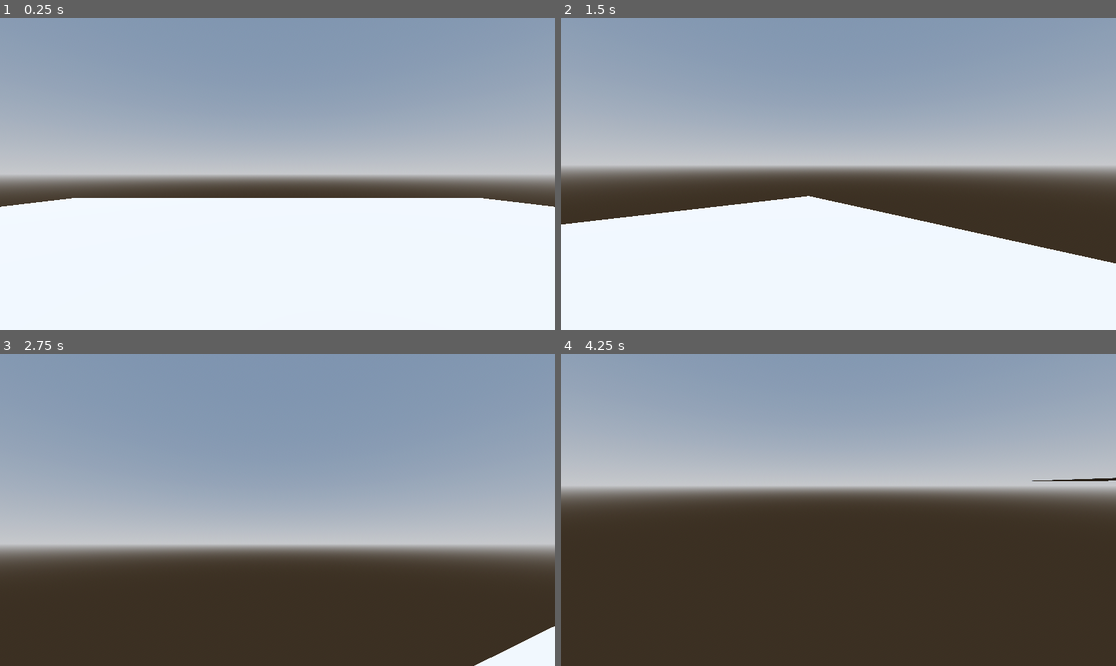
Above: before the commit, frames 1-4 (two rows, left to right).
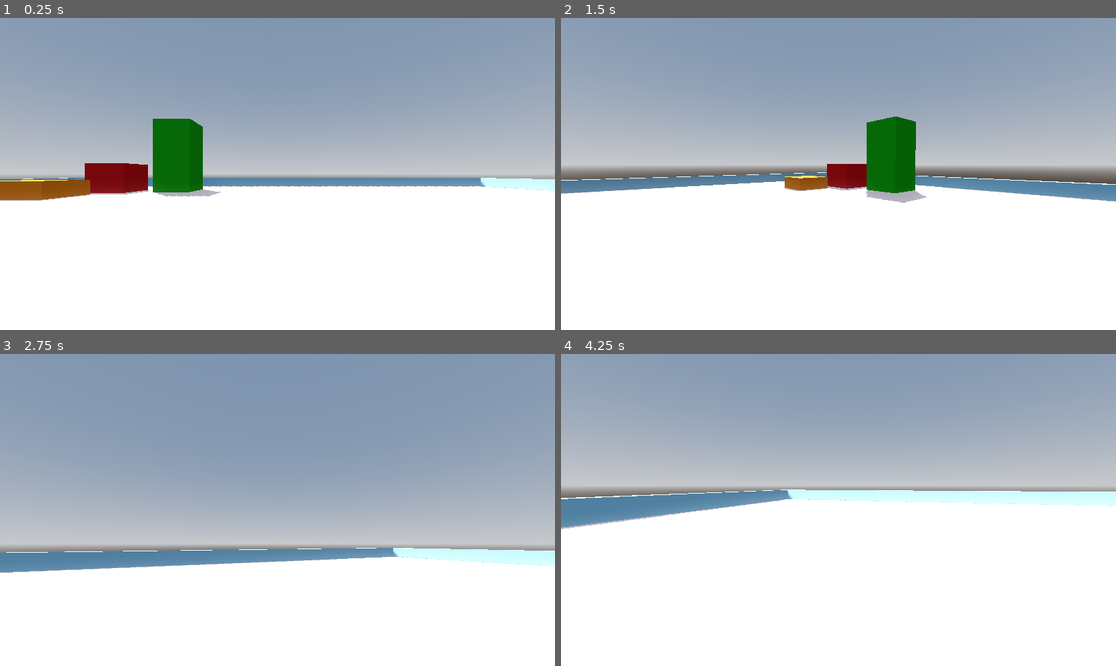
Above: after the commit, the same moments.

Repository: oudarya/murk
Game: Godot game, scene res://initial_setup_debug/debug_initial_level.tscn
The game is run twice, just before and just after one commit, with the same random seed, the same clock (stepped at 60 frames per second) and the same inputs. The project has no main scene, so this scene is started directly.
Inputs (mouse positions are in pixels of both pictures, inside the frame that each line leads up to):
- Up to frame 1 (0.25 s): no input
- Up to frame 2 (1.5 s): tap Enter at 0.5 s; move the mouse to (866, 174) at 0.52 s; hold W (forward) from 0.53 s (still down); tap Space (jump) at 0.77 s; move the mouse to (810, 174) at 1.27 s
- Up to frame 3 (2.75 s): keep holding W (forward); tap Space (jump) at 1.52 s; move the mouse to (288, 503) at 2.02 s
- Up to frame 4 (4.25 s): keep holding W (forward); move the mouse to (832, 516) at 2.77 s; tap Space (jump) at 3.02, 3.77 s; move the mouse to (877, 513) at 3.52 s

The runs differ from the first frame. In frame 1, 9.0% of the frame differs, in the area x 0-100%, y 32-61%; in frame 2, 16%; in frame 3, 36%; in frame 4, 56%, in the area x 0-100%, y 39-100%.

Commit message:
debug environment created for further development and testing

Diff:
--- a/initial_setup_debug/debug_initial_level.tscn
+++ b/initial_setup_debug/debug_initial_level.tscn
@@ -15,6 +15,27 @@
 tonemap_mode = 2
 glow_enabled = true
 
+[sub_resource type="StandardMaterial3D" id="StandardMaterial3D_yh4ct"]
+albedo_color = Color(1, 0.862745, 0.807843, 1)
+
+[sub_resource type="StandardMaterial3D" id="StandardMaterial3D_hn247"]
+albedo_color = Color(0.552941, 0.792157, 0.937255, 1)
+
+[sub_resource type="StandardMaterial3D" id="StandardMaterial3D_alylv"]
+albedo_color = Color(0.780392, 0.0588235, 0.0901961, 1)
+
+[sub_resource type="StandardMaterial3D" id="StandardMaterial3D_0rkxj"]
+albedo_color = Color(0.0666667, 0.666667, 0.0235294, 1)
+
+[sub_resource type="StandardMaterial3D" id="StandardMaterial3D_6sxb5"]
+albedo_color = Color(0.564706, 0.388235, 0.223529, 1)
+
+[sub_resource type="StandardMaterial3D" id="StandardMaterial3D_gwx5j"]
+albedo_color = Color(0.0784314, 0.188235, 0.905882, 1)
+
+[sub_resource type="StandardMaterial3D" id="StandardMaterial3D_rb6ws"]
+albedo_color = Color(0.94902, 0.533333, 0.0901961, 1)
+
 [sub_resource type="CapsuleMesh" id="CapsuleMesh_msv3f"]
 
 [sub_resource type="ConvexPolygonShape3D" id="ConvexPolygonShape3D_wpko7"]
@@ -23,15 +44,73 @@
 [node name="debug_initial_level" type="Node3D"]
 
 [node name="DirectionalLight3D" type="DirectionalLight3D" parent="."]
-transform = Transform3D(-0.999048, -0.0436193, -1.90666e-09, 0, -4.37114e-08, 1, -0.0436193, 0.999048, 4.36698e-08, 0, 0, 0)
+transform = Transform3D(-0.503406, -0.774086, -0.383893, -0.581229, -0.0253769, 0.813345, -0.63934, 0.632572, -0.437146, 0, 12.8934, 0)
 shadow_enabled = true
 
 [node name="WorldEnvironment" type="WorldEnvironment" parent="."]
 environment = SubResource("Environment_ht0vi")
 
-[node name="CSGBox3D" type="CSGBox3D" parent="."]
+[node name="environment" type="Node3D" parent="."]
+
+[node name="ground" type="CSGBox3D" parent="environment"]
 use_collision = true
-size = Vector3(25, 0.002, 25)
+size = Vector3(50, 0.002, 50)
+material = SubResource("StandardMaterial3D_yh4ct")
+
+[node name="walls" type="Node3D" parent="environment"]
+
+[node name="wall_01" type="CSGBox3D" parent="environment/walls"]
+transform = Transform3D(50, 0, 0, 0, 1, 0, 0, 0, 1, 0.00534058, 0.5, -24.5)
+use_collision = true
+size = Vector3(1.00003, 1, 1)
+material = SubResource("StandardMaterial3D_hn247")
+
+[node name="wall_02" type="CSGBox3D" parent="environment/walls"]
+transform = Transform3D(-2.18557e-06, 0, -1, 0, 1, 0, 50, 0, -4.37114e-08, 24.5053, 0.5, 0.00610447)
+use_collision = true
+size = Vector3(0.960382, 1, 1)
+material = SubResource("StandardMaterial3D_hn247")
+
+[node name="wall_03" type="CSGBox3D" parent="environment/walls"]
+transform = Transform3D(-50, 0, 8.74228e-08, 0, 1, 0, -4.37114e-06, 0, -1, 0.506401, 0.5, 24.5098)
+use_collision = true
+size = Vector3(0.979988, 1, 1)
+material = SubResource("StandardMaterial3D_hn247")
+
+[node name="wall_04" type="CSGBox3D" parent="environment/walls"]
+transform = Transform3D(6.55671e-06, 0, 1, 0, 1, 0, -50, 0, 1.31134e-07, -24.4947, 0.5, 0.498376)
+use_collision = true
+size = Vector3(0.979886, 1, 1)
+material = SubResource("StandardMaterial3D_hn247")
+
+[node name="boxes" type="Node3D" parent="environment"]
+
+[node name="box_01" type="CSGBox3D" parent="environment/boxes"]
+transform = Transform3D(3, 0, 0, 0, 2.3, 0, 0, 0, 3, -13.3745, 1.16, -17.1662)
+use_collision = true
+material = SubResource("StandardMaterial3D_alylv")
+
+[node name="box_02" type="CSGBox3D" parent="environment/boxes"]
+transform = Transform3D(3, 0, 0, 0, 5.98, 0, 0, 0, 3, -8.64474, 2.99764, -18)
+use_collision = true
+material = SubResource("StandardMaterial3D_0rkxj")
+
+[node name="box_03" type="CSGBox3D" parent="environment/boxes"]
+transform = Transform3D(3, 0, 0, 0, 5.98, 0, 0, 0, 3, 10.3553, 0.302427, 8)
+use_collision = true
+size = Vector3(1, 0.1, 1)
+material = SubResource("StandardMaterial3D_6sxb5")
+
+[node name="box_04" type="CSGBox3D" parent="environment/boxes"]
+transform = Transform3D(3.00749, 0, 0, 0, 55.4531, 0, 0, 0, 3.00749, 10.251, 2.77553, 11.7928)
+use_collision = true
+size = Vector3(1, 0.1, 1)
+material = SubResource("StandardMaterial3D_gwx5j")
+
+[node name="box_05" type="CSGBox3D" parent="environment/boxes"]
+transform = Transform3D(3, 0, 0, 0, 1.07291, 0, 0, 0, 3, -15, 0.538861, -13.1487)
+use_collision = true
+material = SubResource("StandardMaterial3D_rb6ws")
 
 [node name="player_fp" type="CharacterBody3D" parent="."]
 script = ExtResource("1_xt1tp")
--- a/initial_setup_debug/player_fp.gd
+++ b/initial_setup_debug/player_fp.gd
@@ -30,7 +30,7 @@
 	# Get the input direction and handle the movement/deceleration.
 	# As good practice, you should replace UI actions with custom gameplay actions.
 	var input_dir = Input.get_vector("left", "right", "forward", "backward")
-	var direction = (transform.basis * Vector3(input_dir.x, 0, input_dir.y)).normalized()
+	var direction = (head.transform.basis * Vector3(input_dir.x, 0, input_dir.y)).normalized()
 	if direction:
 		velocity.x = direction.x * speed
 		velocity.z = direction.z * speed
Not shown: 1 places in initial_setup_debug/debug_initial_level.tscn that only renumber resources
